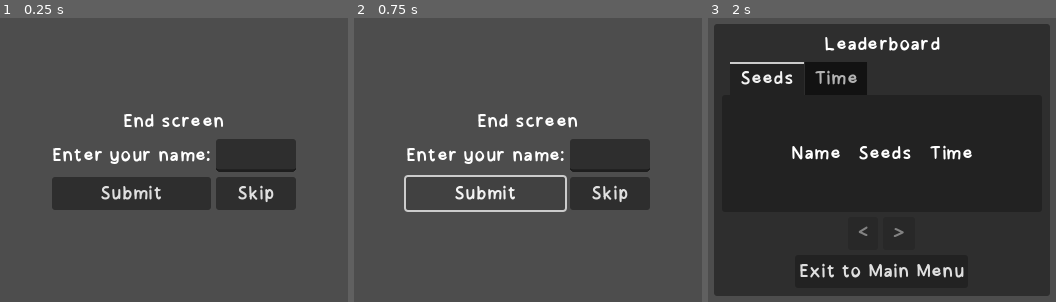
Above: before the commit, frames 1-3 (left to right).
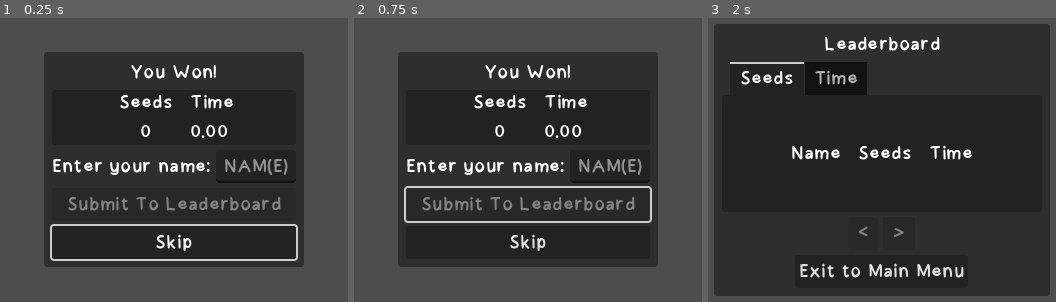
Above: after the commit, the same moments.

Repository: Cucumber-Maki/UoP-2025
Game: Godot game, scene res://scenes/leaderboard/leaderboard.tscn
The game is run twice, just before and just after one commit, with the same random seed, the same clock (stepped at 60 frames per second) and the same inputs. This scene is started directly instead of the project's main scene.
Inputs (mouse positions are in pixels of both pictures, inside the frame that each line leads up to):
- Up to frame 1 (0.25 s): no input
- Up to frame 2 (0.75 s): click (486, 194) at 0.5 s, where only the run before the commit has a clickable "Submit"
- Up to frame 3 (2 s): click "Skip" at 1.25 s

The runs differ from the first frame. In frame 1, 48% of the frame differs, in the area x 12-88%, y 11-88%; in frame 2, 50%; in frame 3, nothing differs.

Commit message:
refactor: Name submission restructure.

Diff:
--- /dev/null
+++ b/assets/menus/nameSubmissions/nameSubmission.gd
@@ -0,0 +1,45 @@
+extends MenuBase
+
+@onready var m_lineEdit : LineEdit = $Margin/Layout/Content/VBoxContainer/GridContainer/NameLineEdit;
+@onready var m_submitButton : Button = $Margin/Layout/Content/VBoxContainer/SubmitButton;
+@onready var m_skipButton : Button = $Margin/Layout/Content/VBoxContainer/SkipButton;
+
+func _ready() -> void:
+	var ms := get_parent() as MenuStack;
+	ms.onMenuEnter.connect(func(a_name):
+		if (a_name != name): return;
+		$Margin/Layout/Content/VBoxContainer/Panel/HBoxContainer/Scores/Seeds.text = "%d" % ScoreState.m_seedCount;
+		$Margin/Layout/Content/VBoxContainer/Panel/HBoxContainer/Scores/Time.text = "%2.2f" % ScoreState.m_time;
+	);
+
+	m_firstSelectable = m_skipButton;
+
+	m_lineEdit.text_changed.connect(checkText);
+	checkText(m_lineEdit.text);
+
+	m_lineEdit.text_submitted.connect(_on_save_score_button_pressed);
+	m_submitButton.button_up.connect(_on_save_score_button_pressed);
+	m_skipButton.button_up.connect(_on_skip_button_pressed);
+
+func checkText(t : String):
+	const allowedCharacters : String = "abcdefghijklmnopqrstuvwxyzABCDEFGHIJKLMNOPQRSTUVWXYZ0123456789";
+	var old_caret_position = m_lineEdit.caret_column;
+
+	for c in t:
+		if (allowedCharacters.contains(c)): continue;
+		t = t.replace(String(c), "");
+
+	m_lineEdit.text = t;
+	m_lineEdit.caret_column = old_caret_position;
+
+	m_submitButton.disabled = m_lineEdit.text.length() != 3;
+
+func _on_save_score_button_pressed() -> void:
+	var name: String = m_lineEdit.text
+	ScoreState.m_name = name
+	if !ScoreState.submitScore():
+		return #complain
+	onMenuEnter.emit("LeaderBoard")
+
+func _on_skip_button_pressed() -> void:
+	onMenuEnter.emit("LeaderBoard")
--- /dev/null
+++ b/assets/menus/nameSubmissions/nameSubmission.tscn
@@ -0,0 +1,71 @@
+[gd_scene load_steps=4 format=3 uid="uid://cn5mnellwtu0y"]
+
+[ext_resource type="PackedScene" uid="uid://bd8u4t0aronsr" path="res://assets/menus/menuBase.tscn" id="1_bohq0"]
+[ext_resource type="PackedScene" uid="uid://3ama1pcjs54w" path="res://assets/menus/_prefabs/content.tscn" id="2_dv7n5"]
+[ext_resource type="Script" uid="uid://bivlsf8u7ph8p" path="res://assets/menus/nameSubmissions/nameSubmission.gd" id="2_mxkks"]
+
+[node name="NameSubmission" instance=ExtResource("1_bohq0")]
+script = ExtResource("2_mxkks")
+
+[node name="Content" parent="Margin/Layout" index="0" instance=ExtResource("2_dv7n5")]
+layout_mode = 2
+
+[node name="You Won!" type="Label" parent="Margin/Layout/Content/VBoxContainer" index="0"]
+layout_mode = 2
+text = "You Won!"
+horizontal_alignment = 1
+
+[node name="Panel" type="PanelContainer" parent="Margin/Layout/Content/VBoxContainer" index="1"]
+layout_mode = 2
+
+[node name="HBoxContainer" type="HBoxContainer" parent="Margin/Layout/Content/VBoxContainer/Panel" index="0"]
+layout_mode = 2
+alignment = 1
+
+[node name="Scores" type="GridContainer" parent="Margin/Layout/Content/VBoxContainer/Panel/HBoxContainer" index="0"]
+layout_mode = 2
+columns = 2
+
+[node name="Label" type="Label" parent="Margin/Layout/Content/VBoxContainer/Panel/HBoxContainer/Scores" index="0"]
+layout_mode = 2
+text = " Seeds "
+horizontal_alignment = 1
+
+[node name="Label2" type="Label" parent="Margin/Layout/Content/VBoxContainer/Panel/HBoxContainer/Scores" index="1"]
+layout_mode = 2
+text = " Time"
+horizontal_alignment = 1
+
+[node name="Seeds" type="Label" parent="Margin/Layout/Content/VBoxContainer/Panel/HBoxContainer/Scores" index="2"]
+layout_mode = 2
+text = "0"
+horizontal_alignment = 1
+
+[node name="Time" type="Label" parent="Margin/Layout/Content/VBoxContainer/Panel/HBoxContainer/Scores" index="3"]
+layout_mode = 2
+text = "0"
+horizontal_alignment = 1
+
+[node name="GridContainer" type="GridContainer" parent="Margin/Layout/Content/VBoxContainer" index="2"]
+layout_mode = 2
+columns = 2
+
+[node name="NameLabel" type="Label" parent="Margin/Layout/Content/VBoxContainer/GridContainer" index="0"]
+layout_mode = 2
+text = "Enter your name:"
+
+[node name="NameLineEdit" type="LineEdit" parent="Margin/Layout/Content/VBoxContainer/GridContainer" index="1"]
+layout_mode = 2
+placeholder_text = "NAM(E)"
+alignment = 1
+max_length = 3
+
+[node name="SubmitButton" type="Button" parent="Margin/Layout/Content/VBoxContainer" index="3"]
+layout_mode = 2
+text = "Submit To Leaderboard"
+
+[node name="SkipButton" type="Button" parent="Margin/Layout/Content/VBoxContainer" index="4"]
+layout_mode = 2
+text = "Skip"
+
+[editable path="Margin/Layout/Content"]
--- a/scenes/leaderboard/leaderboard.gd
+++ /dev/null
@@ -1,12 +0,0 @@
-extends MenuStack
-
-func _on_save_score_button_pressed() -> void:
-	var name: String = $NameSubmission/GridContainer/GridContainer/NameLineEdit.text
-	ScoreState.m_name = name
-	if !ScoreState.submitScore():
-		print(ScoreState.m_name)
-		return #complain
-	enterMenu("LeaderBoard")
-
-func _on_skip_button_pressed() -> void:
-	enterMenu("LeaderBoard")
--- a/scenes/leaderboard/leaderboard.tscn
+++ b/scenes/leaderboard/leaderboard.tscn
@@ -1,9 +1,9 @@
 [gd_scene load_steps=5 format=3 uid="uid://c0g50h60v2ew1"]
 
-[ext_resource type="Script" uid="uid://bivlsf8u7ph8p" path="res://scenes/leaderboard/leaderboard.gd" id="1_b6xng"]
 [ext_resource type="Theme" uid="uid://8jm73pmaw63g" path="res://assets/menus/_theme/theme.tres" id="1_x3ryb"]
-[ext_resource type="Script" uid="uid://fxl63bhyudh7" path="res://assets/menus/_prefabs/menuBase.gd" id="2_q1831"]
+[ext_resource type="Script" uid="uid://cu2vftd25ngrr" path="res://assets/menus/_prefabs/menuStack.gd" id="2_x3ryb"]
 [ext_resource type="PackedScene" uid="uid://b6s0qbxk1k4i5" path="res://assets/menus/leaderBoard/leaderBoard.tscn" id="3_1epml"]
+[ext_resource type="PackedScene" uid="uid://cn5mnellwtu0y" path="res://assets/menus/nameSubmissions/nameSubmission.tscn" id="3_x3ryb"]
 
 [node name="Leaderboard" type="CenterContainer"]
 anchors_preset = 15
@@ -12,45 +12,13 @@
 grow_horizontal = 2
 grow_vertical = 2
 theme = ExtResource("1_x3ryb")
-script = ExtResource("1_b6xng")
+script = ExtResource("2_x3ryb")
 defaultMenu = "NameSubmission"
 
-[node name="NameSubmission" type="MarginContainer" parent="."]
-layout_mode = 2
-script = ExtResource("2_q1831")
-
-[node name="GridContainer" type="GridContainer" parent="NameSubmission"]
+[node name="NameSubmission" parent="." instance=ExtResource("3_x3ryb")]
 layout_mode = 2
 
-[node name="Label2" type="Label" parent="NameSubmission/GridContainer"]
-layout_mode = 2
-text = "End screen"
-horizontal_alignment = 1
-
-[node name="GridContainer" type="GridContainer" parent="NameSubmission/GridContainer"]
-layout_mode = 2
-columns = 2
-
-[node name="NameLabel" type="Label" parent="NameSubmission/GridContainer/GridContainer"]
-layout_mode = 2
-text = "Enter your name:"
-
-[node name="NameLineEdit" type="LineEdit" parent="NameSubmission/GridContainer/GridContainer"]
-layout_mode = 2
-max_length = 3
-
-[node name="SubmitButton" type="Button" parent="NameSubmission/GridContainer/GridContainer"]
-layout_mode = 2
-text = "Submit"
-
-[node name="SkipButton" type="Button" parent="NameSubmission/GridContainer/GridContainer"]
-layout_mode = 2
-text = "Skip"
-
 [node name="LeaderBoard" parent="." instance=ExtResource("3_1epml")]
-visible = false
 layout_mode = 2
 
 [connection signal="onMenuEnter" from="." to="LeaderBoard" method="_on_pause_menu_on_menu_enter"]
-[connection signal="pressed" from="NameSubmission/GridContainer/GridContainer/SubmitButton" to="." method="_on_save_score_button_pressed"]
-[connection signal="pressed" from="NameSubmission/GridContainer/GridContainer/SkipButton" to="." method="_on_skip_button_pressed"]
Renamed: scenes/leaderboard/leaderboard.gd.uid -> assets/menus/nameSubmissions/nameSubmission.gd.uid
